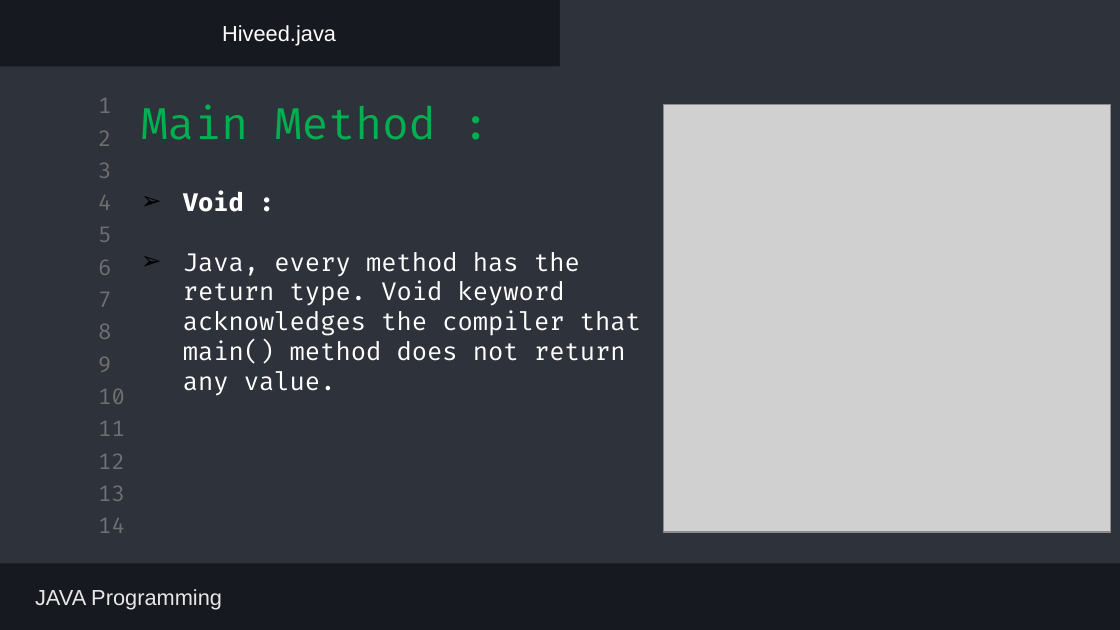
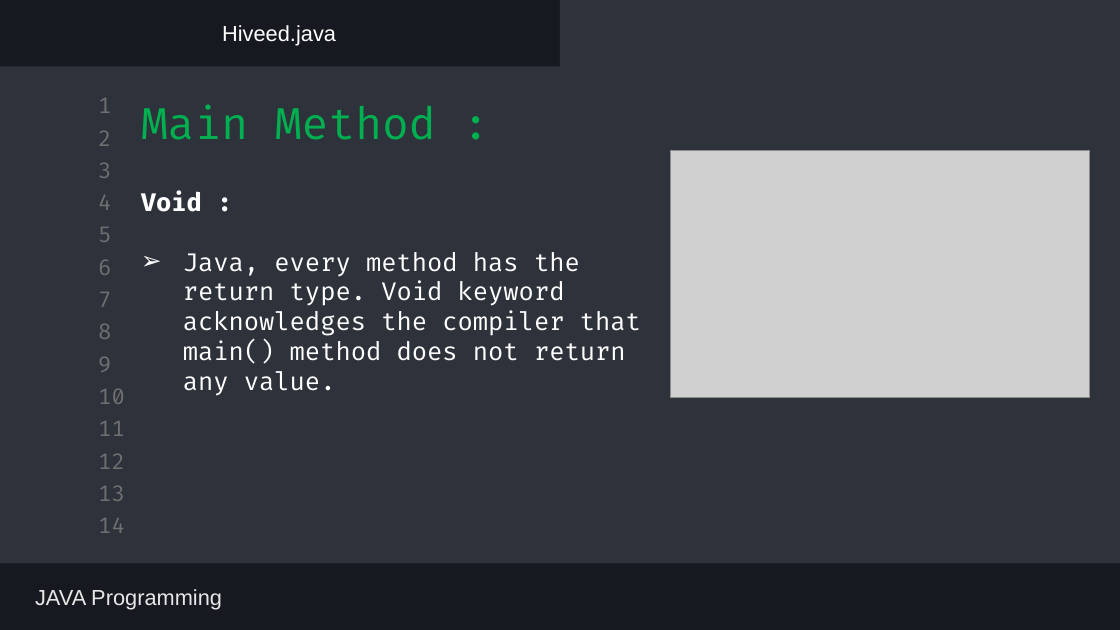
Before and after one commit to The-HiveEd/Notes, a slide deck: slide 7 of JAVA PPT/Day3.pptx. Drawn at 1120x630 pixels with LibreOffice and Linux fonts; fonts in the diff are those of the drawing; grey boxes stand for pictures. Boxes give left, top, right and bottom in pixels: in the first picture for what was removed or moved away, otherwise in the second. Text is boxed around its words. In the diff, an @@ line names an element or a change of style, - is before the commit and + after.

```diff
--- a/JAVA PPT/Day3.pptx
+++ b/JAVA PPT/Day3.pptx
@@ picture: place and size @@
-picture at box(664, 104, 1111, 532)
+picture at box(671, 151, 1090, 399)
@@ text "Void :" at box(141, 191, 641, 396): bullet ➢ to none; bullet colour #000000 to #FFFFFF @@
```
Also in this commit, not shown: 7 other slides changed, 15 other files.
